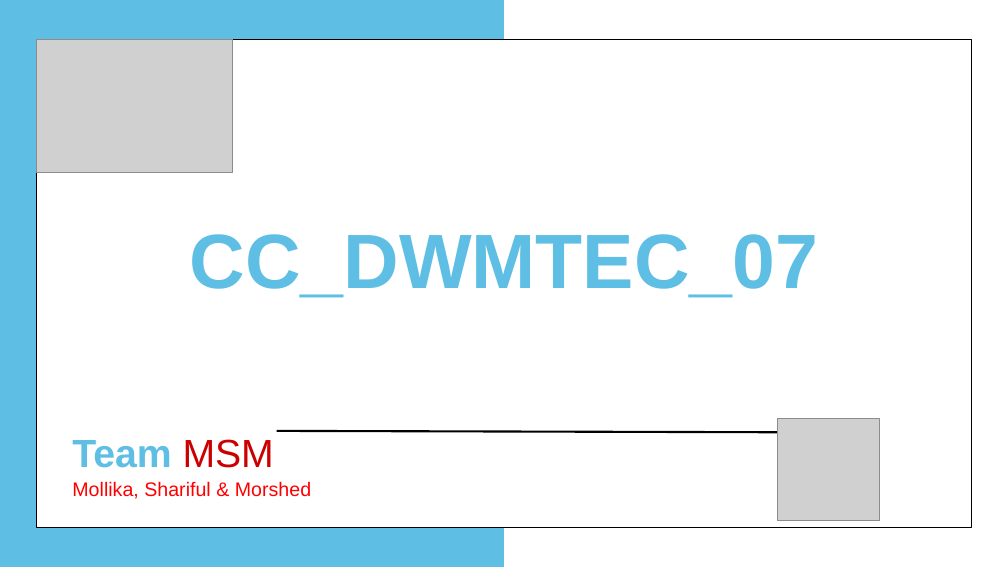
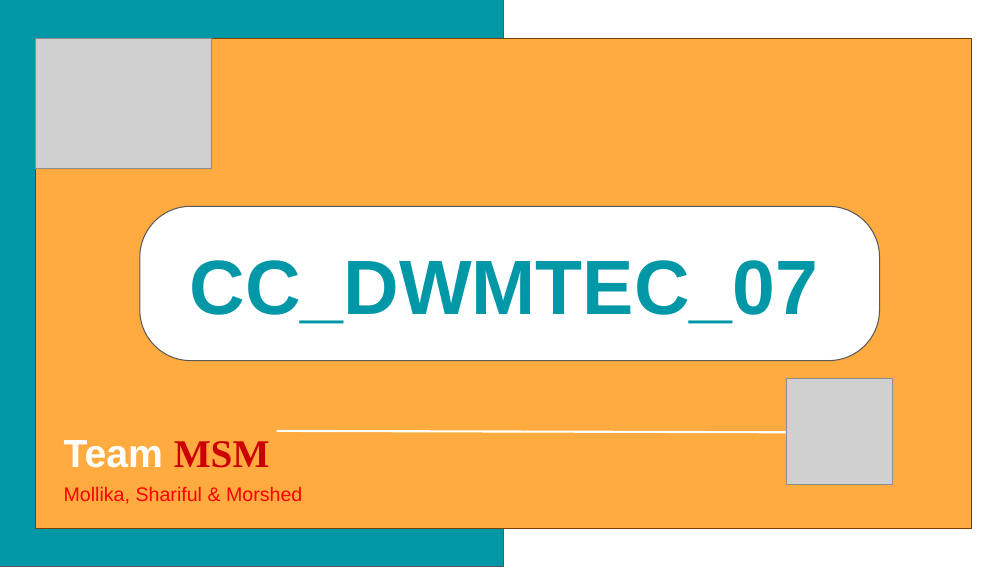
Before and after one commit to sharifulbb10/Textile-Olympiad-2-Business-Case-Solution, a slide deck: slide 1 of TOC_Team MSM.pptx. Drawn at 1008x567 pixels with LibreOffice and Linux fonts; fonts in the diff are those of the drawing; grey boxes stand for pictures. Boxes give left, top, right and bottom in pixels: in the first picture for what was removed or moved away, otherwise in the second. Text is boxed around its words. In the diff, an @@ line names an element or a change of style, - is before the commit and + after.

```diff
--- a/TOC_Team MSM.pptx
+++ b/TOC_Team MSM.pptx
@@ rectangle removed at bbox=[0, 0, 504, 566] @@
@@ rectangle added at bbox=[0, 0, 504, 566], fill #0097A7, outline #595959 0.75 pt @@
@@ picture: place and size @@
-picture at bbox=[36, 39, 233, 173]
+picture at bbox=[36, 38, 213, 167]
@@ rectangle at bbox=[36, 38, 973, 528]: fill #FFFFFF to #FFAB40; outline #000000 0.75 pt to #783F04 0.75 pt @@
@@ rounded rectangle added at bbox=[140, 207, 880, 361], fill #FFFFFF, outline #595959 0.75 pt @@
@@ text "CC_DWMTEC_07": place and size @@
-text "CC_DWMTEC_07" at bbox=[190, 234, 818, 298]
+text "CC_DWMTEC_07" at bbox=[190, 260, 818, 324]
@@ text "CC_DWMTEC_07" at bbox=[190, 260, 818, 324]: text colour #5EBEE4 to #0097A7 @@
@@ picture added at bbox=[786, 378, 892, 485] @@
@@ text "Team MSM": place and size @@
-text "Team MSM" at bbox=[72, 439, 274, 468]
+text "Team MSM" at bbox=[64, 440, 270, 468]
@@ text "Team MSM" at bbox=[64, 440, 270, 468]: font Arial to Times New Roman, bold on in "MSM"; text colour #5EBEE4 to #FFFFFF in "Team" @@
@@ picture removed at bbox=[777, 418, 879, 520] @@
@@ line (277, 430) - (786, 432): stroke #000000 1.5 pt to #FFFFFF 1.5 pt @@
@@ text "Mollika, Shariful & Morshed": place and size @@
-text "Mollika, Shariful & Morshed" at bbox=[72, 481, 311, 499]
+text "Mollika, Shariful & Morshed" at bbox=[64, 487, 302, 504]
```
Also in this commit, not shown: 13 slides added, 15 slides removed.
